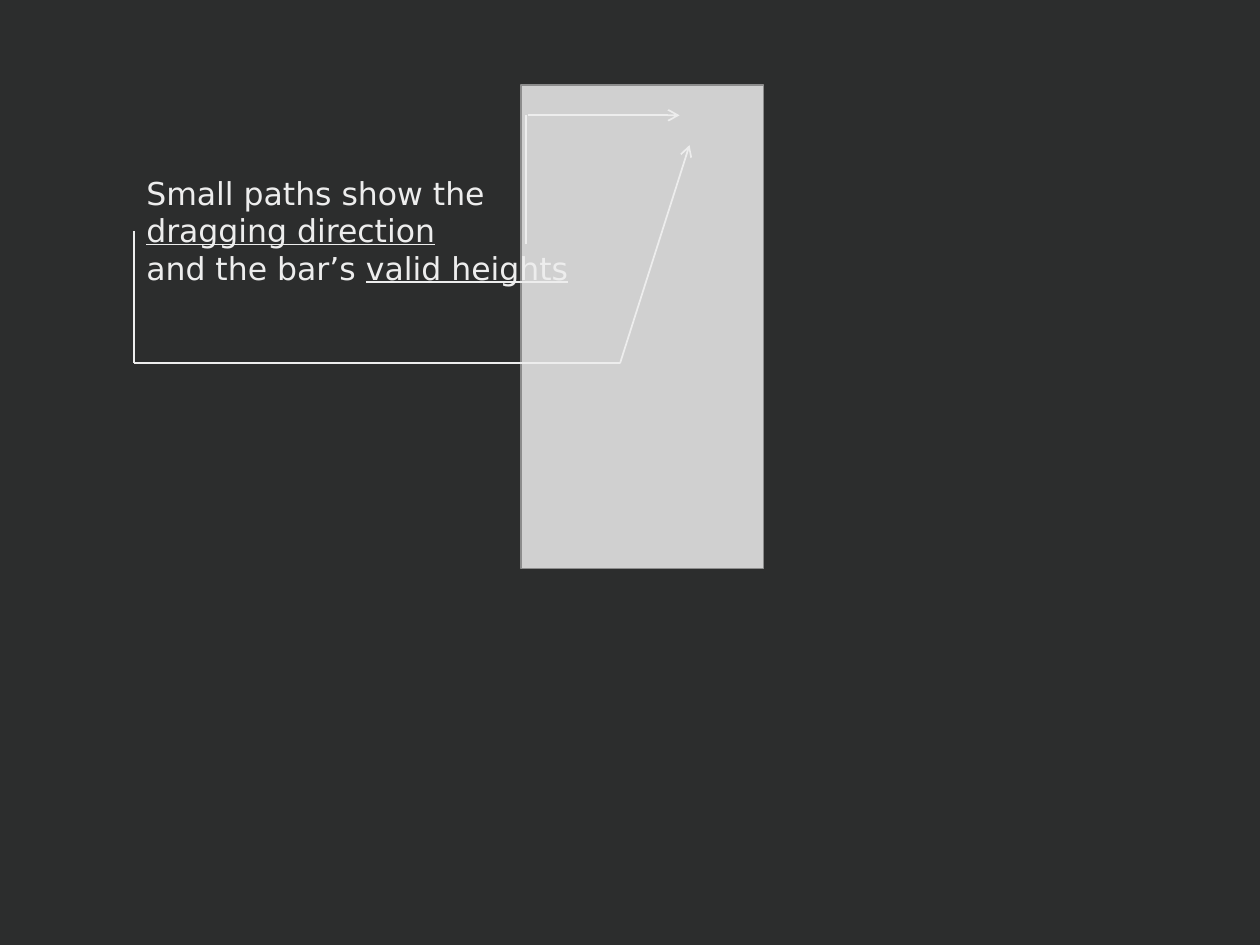
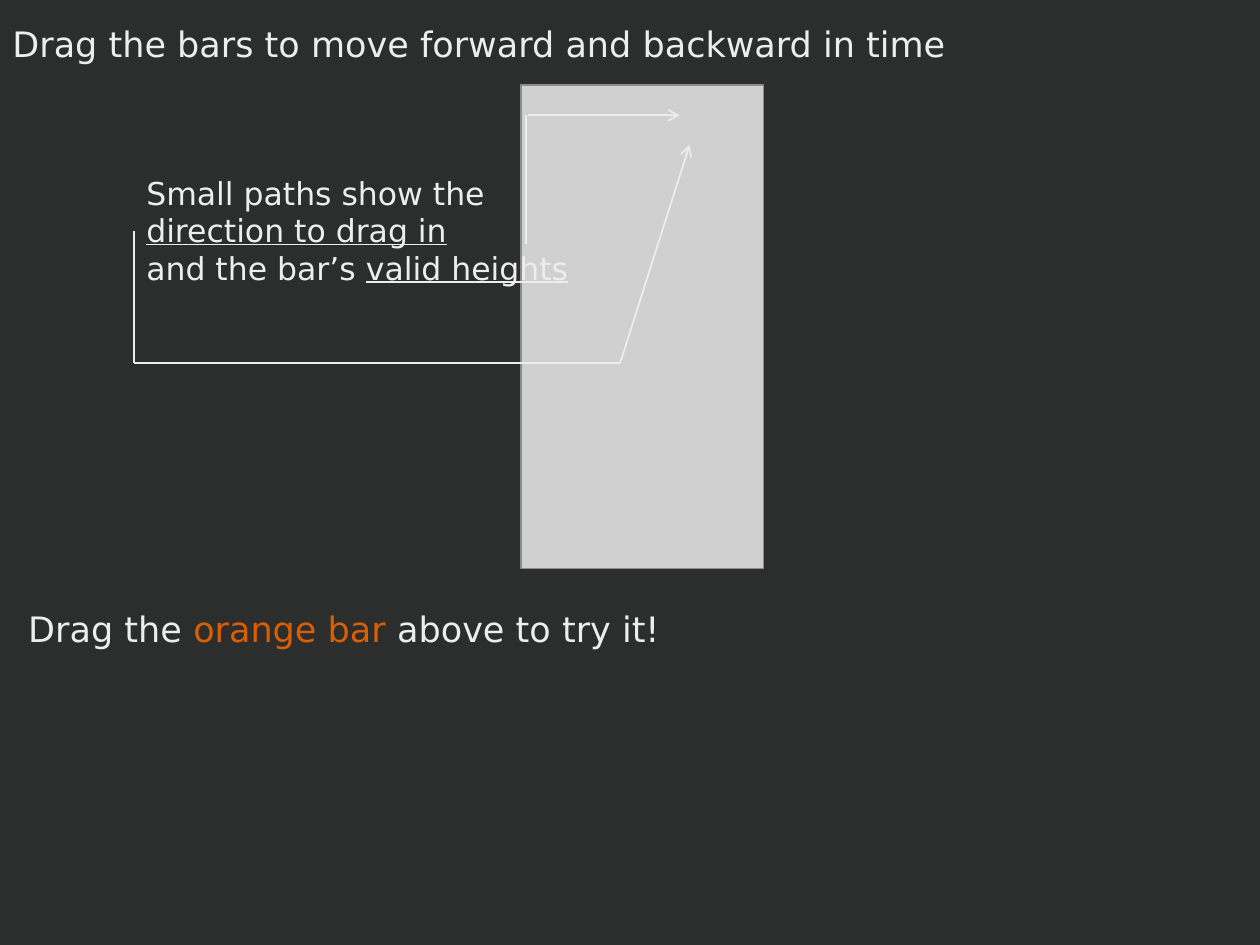
Before and after one commit to vialab/dimpVis, a slide deck: slide 1 of d3 Prototyping/User Evaluation/client/BarchartExperiment/Images/partialHintPath.pptx. Drawn at 1260x945 pixels with LibreOffice and Linux fonts; fonts in the diff are those of the drawing; grey boxes stand for pictures. Boxes give left, top, right and bottom in pixels: in the first picture for what was removed or moved away, otherwise in the second. Text is boxed around its words. In the diff, an @@ line names an element or a change of style, - is before the commit and + after.

```diff
--- a/d3 Prototyping/User Evaluation/client/BarchartExperiment/Images/partialHintPath.pptx
+++ b/d3 Prototyping/User Evaluation/client/BarchartExperiment/Images/partialHintPath.pptx
@@ text added at box(12, 30, 945, 65), 20 pt, text #EDEDED @@
+Drag the bars to move forward and backward in time
@@ text at box(146, 218, 447, 249): text changed @@
-dragging direction
+direction to drag in
@@ text added at box(28, 615, 659, 650), 20 pt, text #EDEDED @@
+Drag the orange bar above to try it!
```
Also in this commit, not shown: 1 other slide changed, 23 other files.
